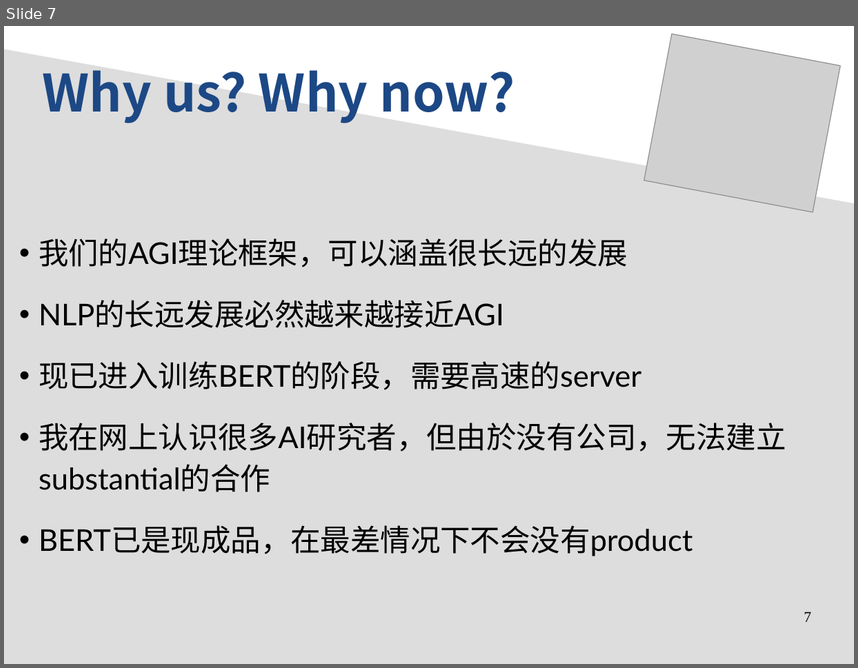
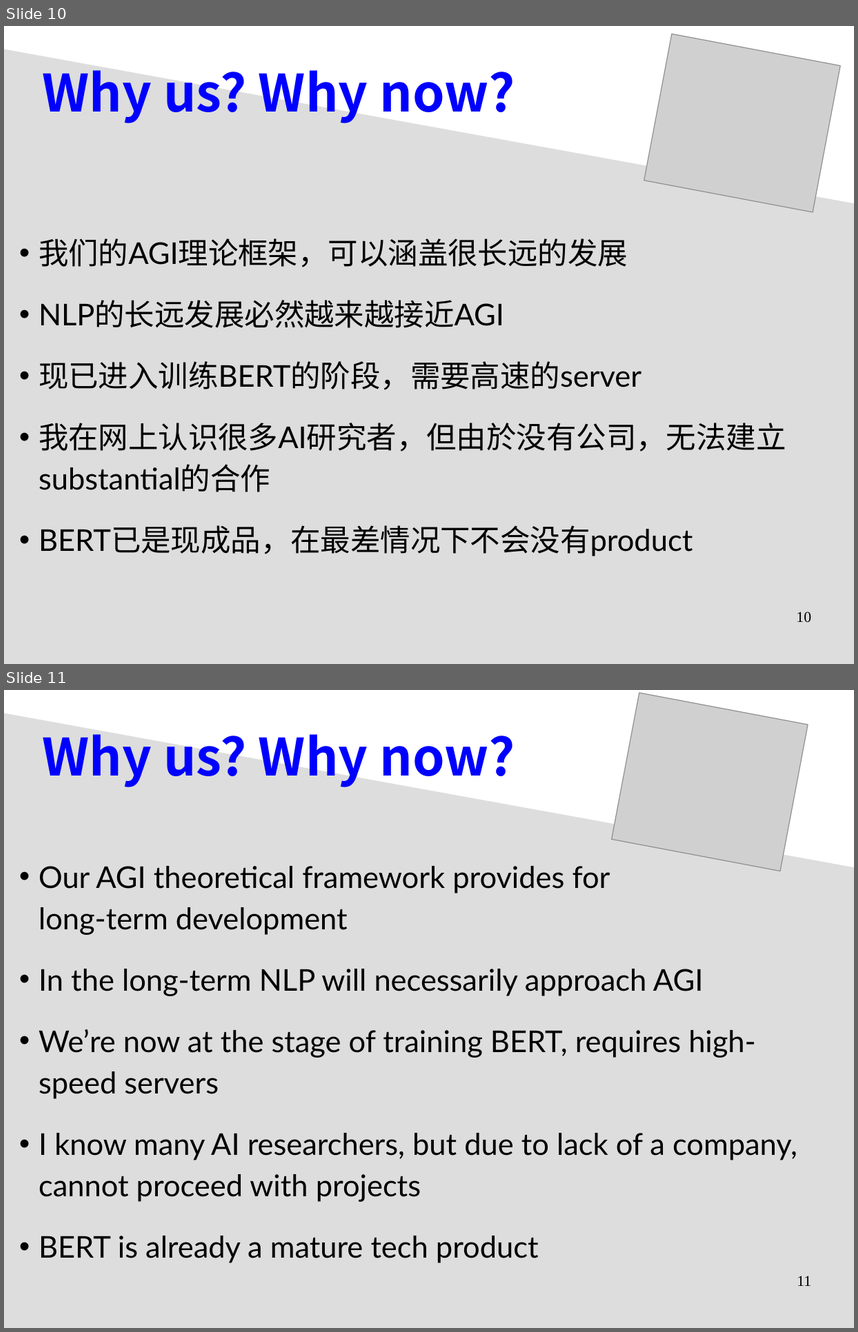
Before and after one commit to Cybernetic1/2020, a slide deck: General_Intelligence_biz-plan.odp. Shown one above the other, each under a label of ours: slide 7 before the commit, slides 10 and 11 after it. The pictures are 858x668 and 858x1332 pixels, drawn with LibreOffice and Linux fonts; fonts in the diff are those of the drawing; grey boxes stand for pictures. Boxes give left, top, right and bottom in pixels: in the first picture for what was removed or moved away, otherwise in the second. Text is boxed around its words. In the diff, an @@ line names an element or a change of style, - is before the commit and + after.

```diff
--- a/General_Intelligence_biz-plan.odp
+++ b/General_Intelligence_biz-plan.odp
@@ slide 11 added at (4,690,854,1328), background #FFFFFF @@
@@ picture added at (612,693,809,871) @@
@@ freeform shape added at (4,713,854,1328), fill #DDDDDD @@
@@ text added at (43,734,515,787), 48 pt, text #0000FF, bold @@
+Why us? Why now?
@@ text added at (38,866,797,1263), 28 pt, text #000000 @@
+• Our AGI theoretical framework provides for
+  long-term development
+• In the long-term NLP will necessarily approach AGI
+• We’re now at the stage of training BERT, requires high-speed servers
+• I know many AI researchers, but due to lack of a company, cannot proceed with projects
+• BERT is already a mature tech product
@@ page number added at (797,1276,811,1286), 14 pt, text #000000 @@
+11
@@ what was slide 7 is now slide 10 @@
@@ slide 10 changed as well @@
@@ text "Why us? Why now?" at (43,70,515,123): text colour #1C4885 to #0000FF @@
@@ page number at (796,612,811,623): text changed @@
-7
+10
```
Also in this commit, not shown: 6 other slides changed, 4 other slides added, 2 slides removed, 6 other files.
